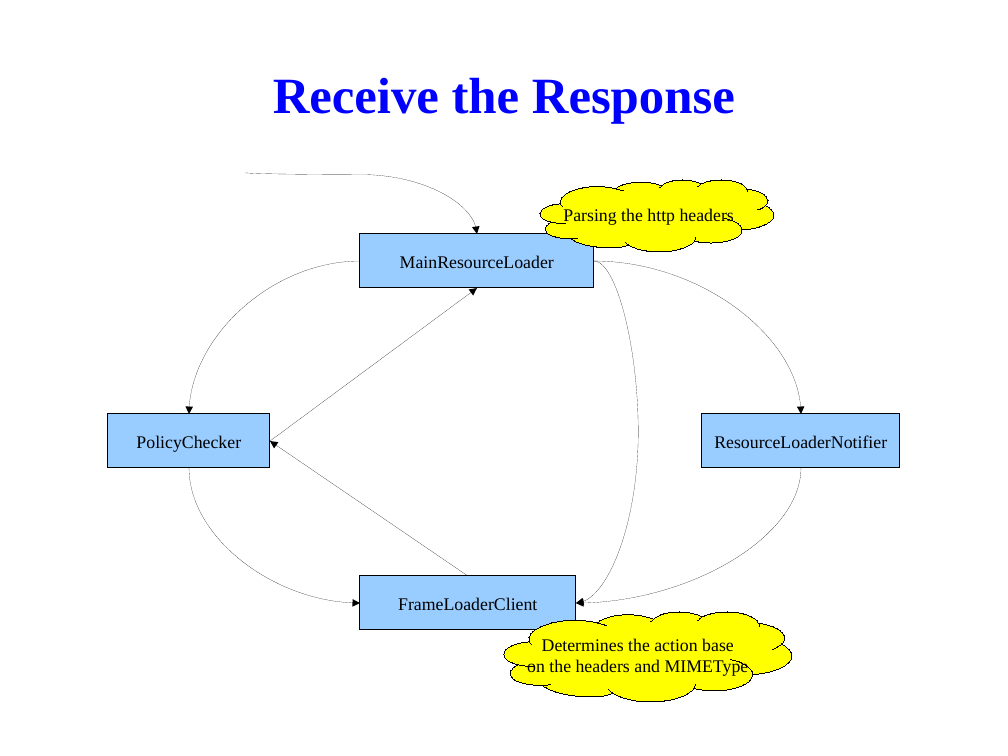
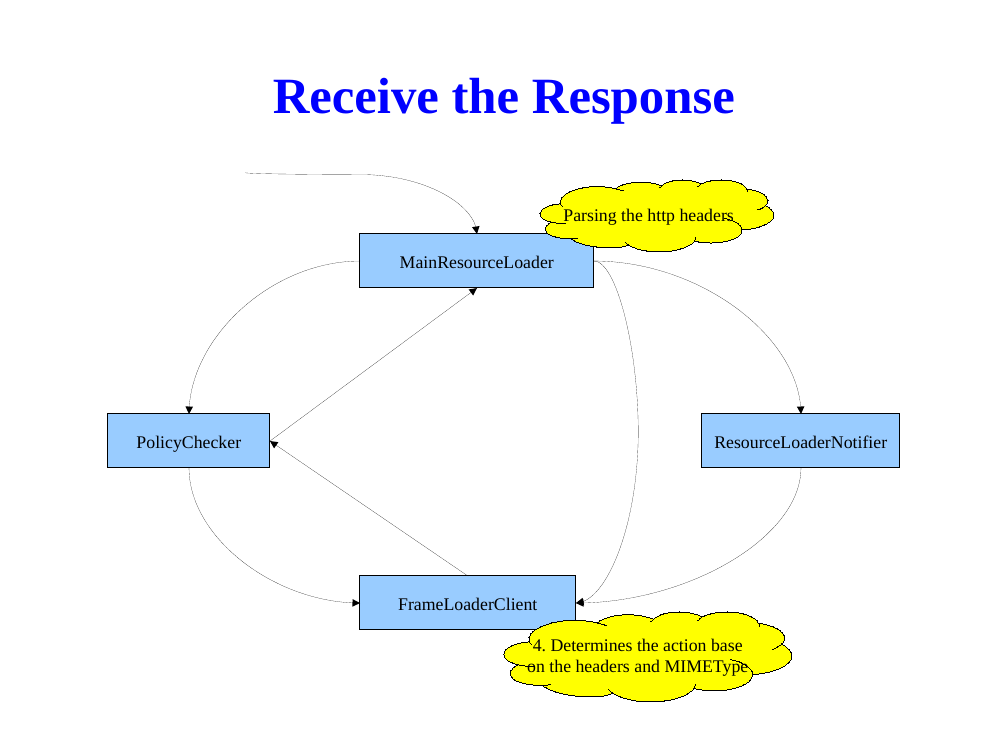
Before and after one commit to tsaicw/browser_research, a slide deck: slide 47 of WebKit/WebKit.odp. Drawn at 1008x756 pixels with LibreOffice and Linux fonts; fonts in the diff are those of the drawing; background and template pictures are left out. Boxes give left, top, right and bottom in pixels: in the first picture for what was removed or moved away, otherwise in the second. Text is boxed around its words. In the diff, an @@ line names an element or a change of style, - is before the commit and + after.

```diff
--- a/WebKit/WebKit.odp
+++ b/WebKit/WebKit.odp
@@ text in freeform shape at box(533, 638, 743, 652): text changed @@
-Determines the action base
+4. Determines the action base
```
Also in this commit, not shown: 7 other slides changed, 4 slides added.
